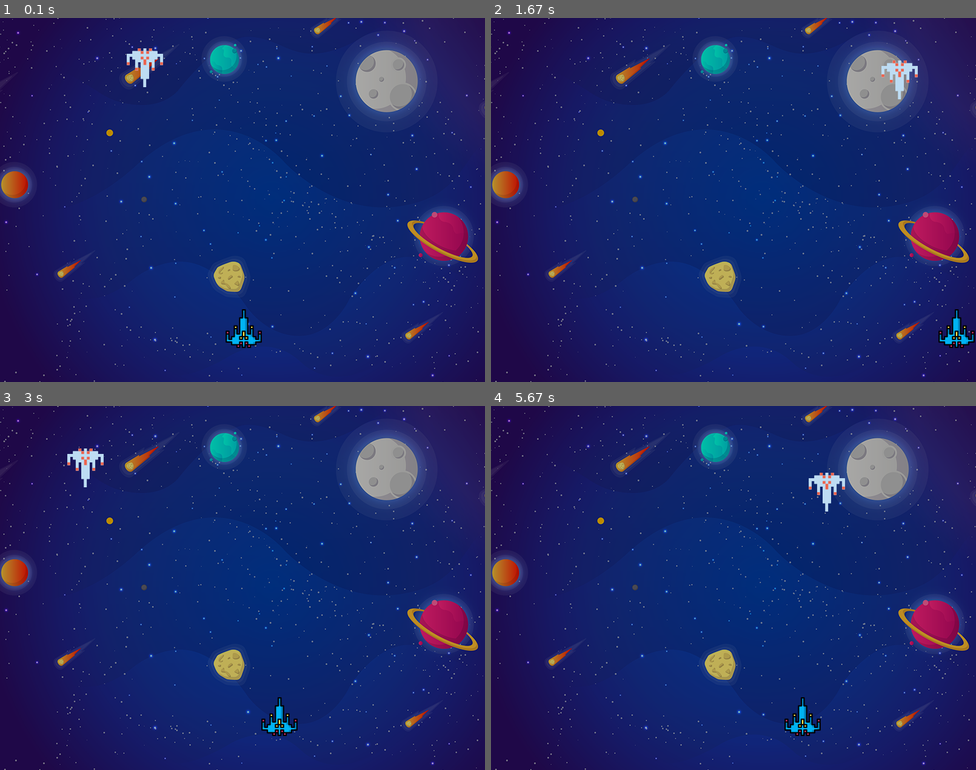
Above: before the commit, frames 1-4 (two rows, left to right).
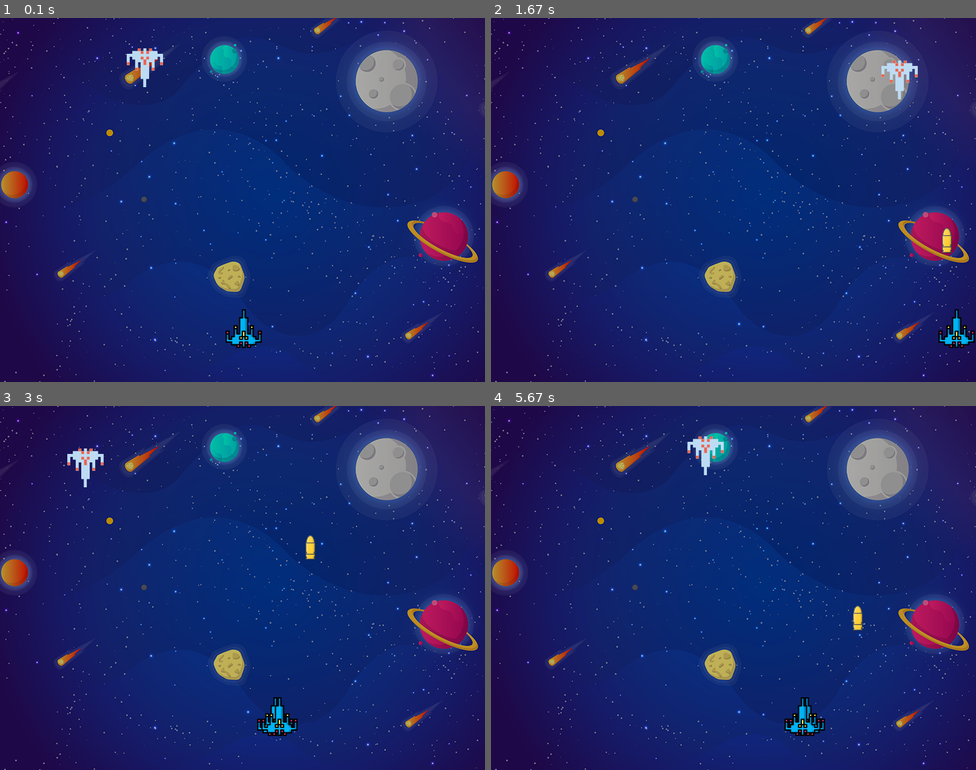
Above: after the commit, the same moments.

Repository: skyfast/pygame
Game: pygame game, started from main.py
Same seed, same stepped clock (60 frames per second), same inputs: the game is played once before the commit and once after it.
Inputs:
- Up to frame 1 (0.1 s): no input
- Up to frame 2 (1.67 s): hold Space 0.33-0.8 s; hold Right 0.33-0.8 s; hold Right 0.83-1.3 s; tap Space at 0.9, 1.2, 1.4 s; hold Right from 1.33 s (still down)
- Up to frame 3 (3 s): tap Space at 1.7, 1.9, 2.2, 2.47, 2.77, 2.9 s; release Right at 1.8 s; hold Left 1.83-2.37 s; hold Left 2.4-2.8 s; hold Right from 2.83 s (still down)
- Up to frame 4 (5.67 s): tap Space at 3.2, 3.57, 3.87, 4.07, 4.37, 4.57, 4.87, 5.07, 5.37, 5.63 s; release Right at 3.47 s; hold Left 3.5-3.97 s; hold Right 4-4.47 s; hold Right 4.5-4.97 s; hold Left 5-5.53 s; hold Left from 5.57 s (still down)

The runs differ from the first frame. In frame 1, less than 0.1% of the frame differs, in the area x 46-54%, y 80-91%; in frame 2, 0.1%; in frame 3, 0.3%; in frame 4, 1.0%, in the area x 40-77%, y 8-91%.

Commit message:
finished moving all code to its respective files. Added a bullet file and added a bullet to player.

Diff:
--- /dev/null
+++ b/bullet.py
@@ -0,0 +1,38 @@
+import pygame
+import math
+
+
+class Bullet:
+    bullet_img = pygame.image.load('bullet.png')
+    base_y = 480
+    bullet_change = 500
+
+    def __init__(self):
+        self.x_cord = 0
+        self.y_cord = self.base_y
+        self.is_ready = True
+
+    def fire_bullet(self, x):
+        if self.is_ready:
+            self.x_cord = x
+            self.is_ready = False
+
+    def move(self, dt):
+        if not self.is_ready:
+            self.y_cord -= self.bullet_change * dt
+            if self.y_cord <= 0:
+                self.y_cord = self.base_y
+                self.is_ready = True
+
+    def check_hit(self, x, y):
+        distance = math.sqrt(math.pow(x - self.x_cord, 2) + math.pow(y - self.y_cord, 2))
+        if distance < 27:
+            self.is_ready = True
+            self.y_cord = self.base_y
+            return True
+        else:
+            return False
+
+    def draw(self, screen):
+        if not self.is_ready:
+            screen.blit(self.bullet_img, (self.x_cord, self.y_cord))
--- a/enemy.py
+++ b/enemy.py
@@ -30,6 +30,7 @@
             self.going_right = False
             self.y_cord += self.enemy_y_change
 
+
     # draws the enemy on the screen, pass in the screen
     def draw(self, screen):
         screen.blit(self.EnemyImg, (self.x_cord, self.y_cord))
--- a/main.py
+++ b/main.py
@@ -18,12 +18,6 @@
 icon = pygame.image.load('space-invaders.png')
 pygame.display.set_icon(icon)
 
-# # Player and starting cord
-# PlayerImg = pygame.image.load('player.png')
-# playerX = 370
-# playerY = 480
-# # tracks where the player is moving
-# player_x_change = 0
 # tracks the last key pressed
 # this is used so the controls are smother
 last_key_down = 'none'
@@ -32,35 +26,11 @@
 background = pygame.image.load('background.png')
 
 
-
-# bullet
-bulletImg = pygame.image.load('bullet.png')
-bullet_x = 0
-bullet_y = 480
-bullet_change = 500
-bullet_state = "ready"
-
-#@score
+# @score
 score = 0
 
 e = enemy.Enemy(random.randint(0, 735), 50)
-
-def fire_bullet(x, y):
-    global bullet_state
-    global bullet_x
-    bullet_state = "fire"
-    bullet_x = x
-    screen.blit(bulletImg, (x + 16, y + 10))
-
-
-# draw the player
-# def Player(x, y):
-#     screen.blit(PlayerImg, (x, y))
 p = player.Player()
-
-# def enemy(x, y):
-#     screen.blit(EnemyImg, (x, y))
-
 
 def is_collision(enemyX, enemyY, bulletX, bulletY):
     distance = math.sqrt(math.pow(enemyX - bulletX, 2) + math.pow(enemyY - bulletY, 2))
@@ -97,41 +67,20 @@
             if event.key == pygame.K_RIGHT:
                 p.moving = "right"
                 last_key_down = 'right'
-            # if event.key == pygame.K_SPACE and bullet_state == "ready":
-            #     fire_bullet(playerX, playerY)
-
-    # update player
-    p.move(dt)
-    # # bounds checking
-    # if playerX < 0:
-    #     playerX = 0
-    # # 800 - 64 = 763
-    # if playerX > 736:
-    #     playerX = 736
-    # set screen
-
+            if event.key == pygame.K_SPACE:
+                p.shoot()
 
     screen.fill((0, 0, 0))
     # Background
     screen.blit(background, (0, 0))
     p.draw(screen)
-    # if bullet_state == "fire":
-    #     bullet_y = bullet_y - (bullet_change * dt)
-    #     if bullet_y < 0:
-    #         bullet_y = 480
-    #         bullet_state = "ready"
-    #     else:
-    #         fire_bullet(bullet_x, bullet_y)
+    if p.check_hit(e.x_cord, e.y_cord):
+        e.x_cord = random.randint(0, 735)
+        e.y_cord = 50
 
+    p.move(dt)
+    p.draw(screen)
     e.move(dt)
     e.draw(screen)
-    # Collision
-    # collision = is_collision(EnemyX, EnemyY, bullet_x, bullet_y)
-    # if collision:
-    #     bullet_y = 480
-    #     bullet_state = "ready"
-    #     score += 1
-    #     EnemyX = random.randint(0, 735)
-    #     EnemyY = 50
 
     pygame.display.update()
--- a/player.py
+++ b/player.py
@@ -1,4 +1,6 @@
 import pygame
+
+from bullet import Bullet
 
 
 class Player:
@@ -9,8 +11,10 @@
         self.x_cord = 370
         self.y_cord = 480
         self.moving = "none"
+        self.bullet = Bullet()
 
     def move(self, dt):
+        self.bullet.move(dt)
         if self.moving == "none":
             return
         elif self.moving == "left":
@@ -22,5 +26,14 @@
             if self.x_cord > 736:
                 self.x_cord = 736
 
+
+
     def draw(self, screen):
         screen.blit(self.PlayerImg, (self.x_cord, self.y_cord))
+        self.bullet.draw(screen)
+
+    def shoot(self):
+        self.bullet.fire_bullet(self.x_cord)
+
+    def check_hit(self, x, y):
+        return self.bullet.check_hit(x, y)
